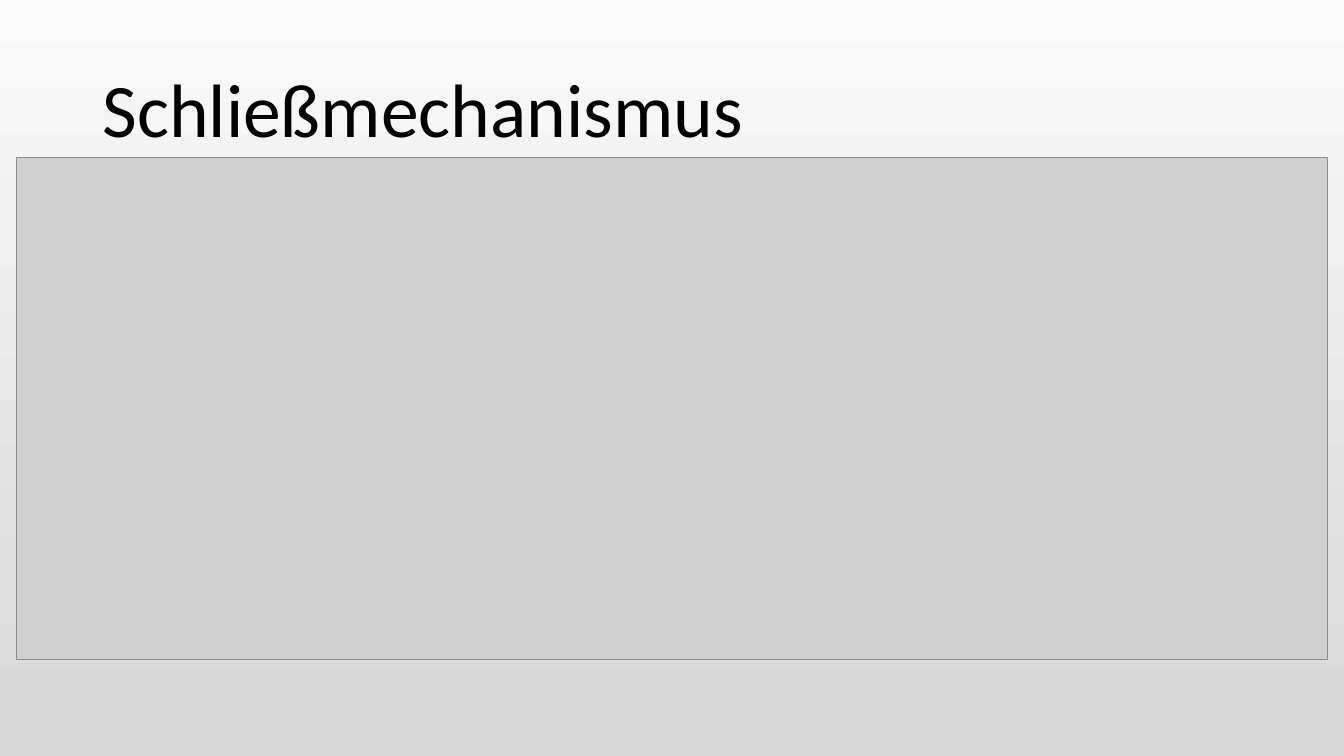
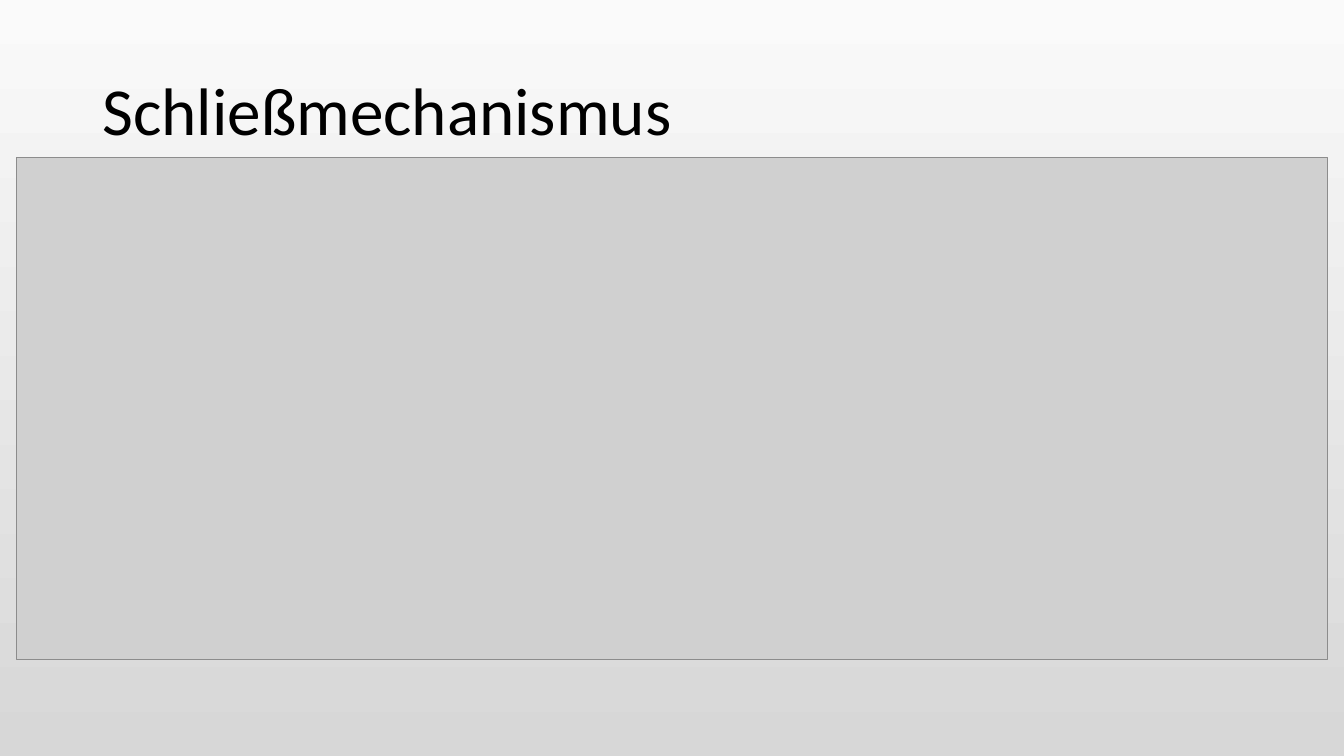
Before and after one commit to Katzenfuetterungsanlage/fuettr_prototype, a slide deck: slide 4 of Diplomarbeit/Powerpoint/Pichler.odp (slide 3 before the commit). Drawn at 1344x756 pixels with LibreOffice and Linux fonts; fonts in the diff are those of the drawing; grey boxes stand for pictures. Boxes give left, top, right and bottom in pixels: in the first picture for what was removed or moved away, otherwise in the second. Text is boxed around its words. In the diff, an @@ line names an element or a change of style, - is before the commit and + after.

```diff
--- a/Diplomarbeit/Powerpoint/Pichler.odp
+++ b/Diplomarbeit/Powerpoint/Pichler.odp
@@ title "Schließmechanismus" at bbox=[102, 88, 671, 136]: size 54 to 48 pt @@
```
Also in this commit, not shown: 3 other slides changed, 1 slide added.
